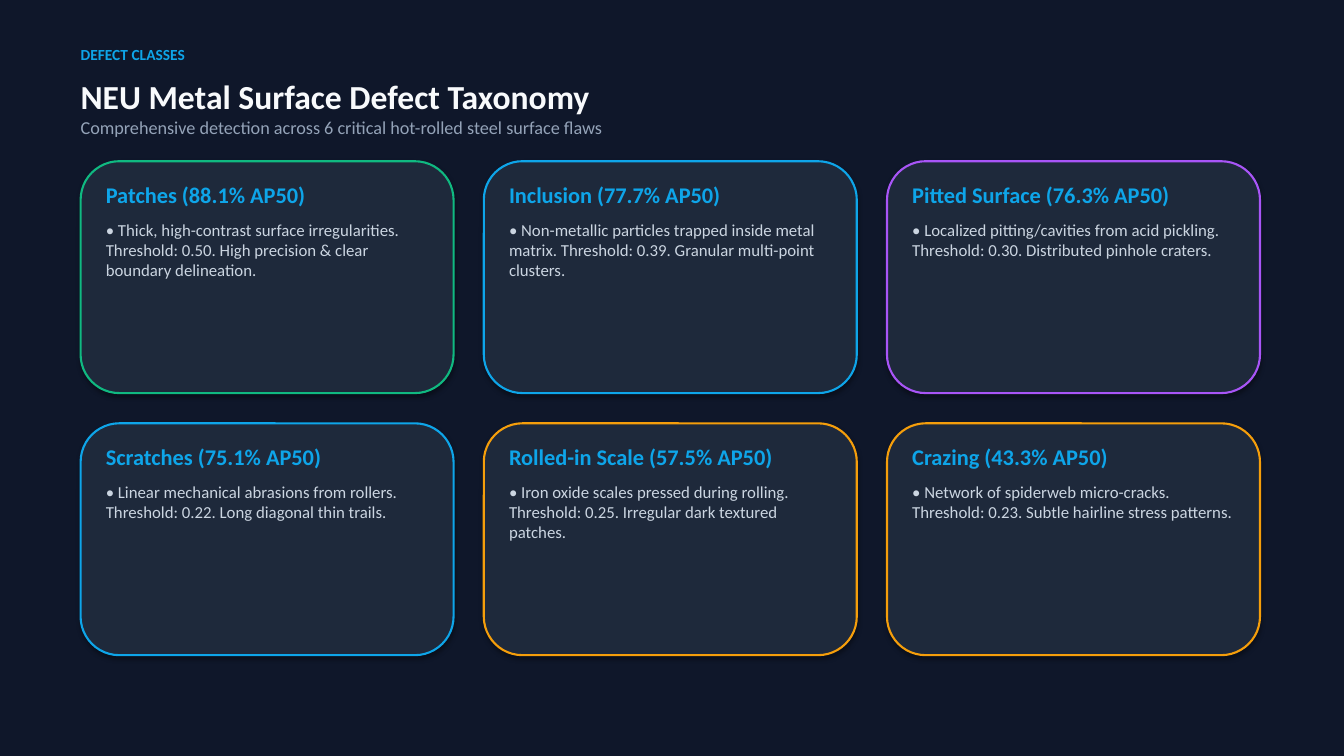
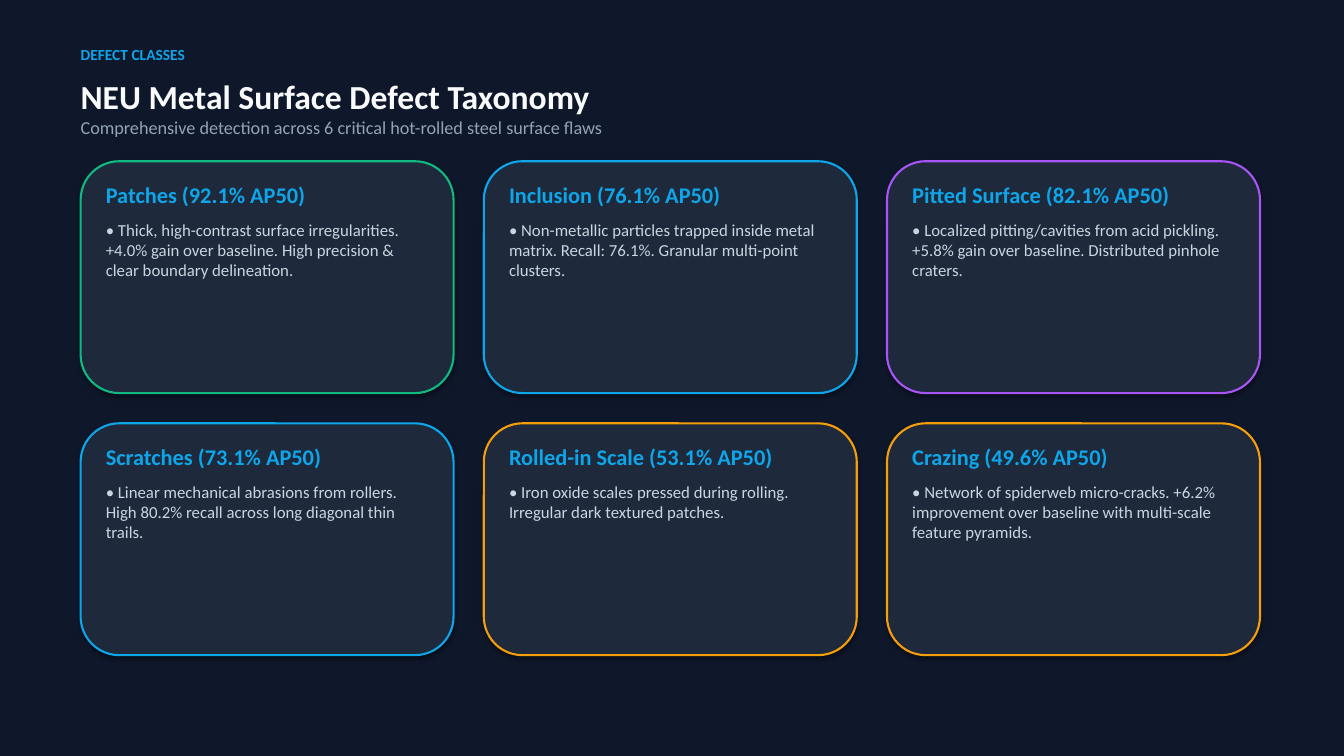
Before and after one commit to Mayank12348487487/Industrial_defect_system_zalima_internship, a slide deck: slide 3 of Industrial_Defect_Detection_Presentation.pptx. Drawn at 1344x756 pixels with LibreOffice and Linux fonts; fonts in the diff are those of the drawing. Boxes give left, top, right and bottom in pixels: in the first picture for what was removed or moved away, otherwise in the second. Text is boxed around its words. In the diff, an @@ line names an element or a change of style, - is before the commit and + after.

Commit message:
feat: improve real defect detection to 71.0% mAP50 and 67.9% recall with YOLOv8s and updated presentation

```diff
--- a/Industrial_Defect_Detection_Presentation.pptx
+++ b/Industrial_Defect_Detection_Presentation.pptx
@@ text at <box>106,186,399,279</box>: text changed @@
-Patches (88.1% AP50)
-• Thick, high-contrast surface irregularities. Threshold: 0.50. High precision & clear boundary delineation.
+Patches (92.1% AP50)
+• Thick, high-contrast surface irregularities. +4.0% gain over baseline. High precision & clear boundary delineation.
@@ text at <box>509,186,815,276</box>: text changed @@
-Inclusion (77.7% AP50)
-• Non-metallic particles trapped inside metal matrix. Threshold: 0.39. Granular multi-point clusters.
+Inclusion (76.1% AP50)
+• Non-metallic particles trapped inside metal matrix. Recall: 76.1%. Granular multi-point clusters.
@@ text at <box>912,186,1219,276</box>: text changed @@
-Pitted Surface (76.3% AP50)
-• Localized pitting/cavities from acid pickling. Threshold: 0.30. Distributed pinhole craters.
+Pitted Surface (82.1% AP50)
+• Localized pitting/cavities from acid pickling. +5.8% gain over baseline. Distributed pinhole craters.
@@ text at <box>106,448,397,538</box>: text changed @@
-Scratches (75.1% AP50)
-• Linear mechanical abrasions from rollers. Threshold: 0.22. Long diagonal thin trails.
+Scratches (73.1% AP50)
+• Linear mechanical abrasions from rollers. High 80.2% recall across long diagonal thin trails.
@@ text at <box>509,448,789,521</box>: text changed @@
-Rolled-in Scale (57.5% AP50)
-• Iron oxide scales pressed during rolling. Threshold: 0.25. Irregular dark textured patches.
+Rolled-in Scale (53.1% AP50)
+• Iron oxide scales pressed during rolling. Irregular dark textured patches.
@@ text at <box>912,448,1215,541</box>: text changed @@
-Crazing (43.3% AP50)
-• Network of spiderweb micro-cracks. Threshold: 0.23. Subtle hairline stress patterns.
+Crazing (49.6% AP50)
+• Network of spiderweb micro-cracks. +6.2% improvement over baseline with multi-scale feature pyramids.
```
Also in this commit, not shown: 5 other slides changed, 11 other files.
